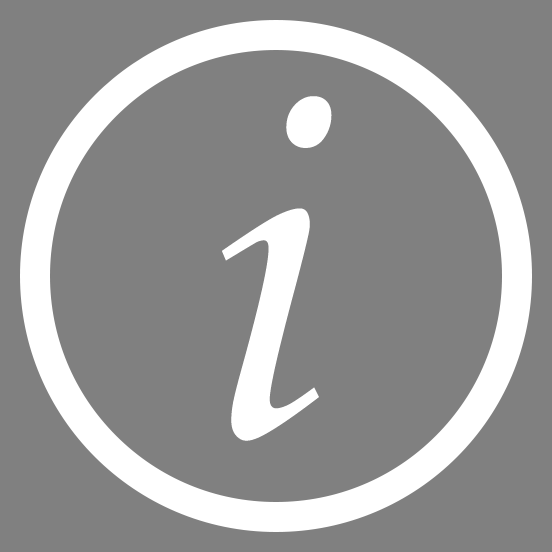
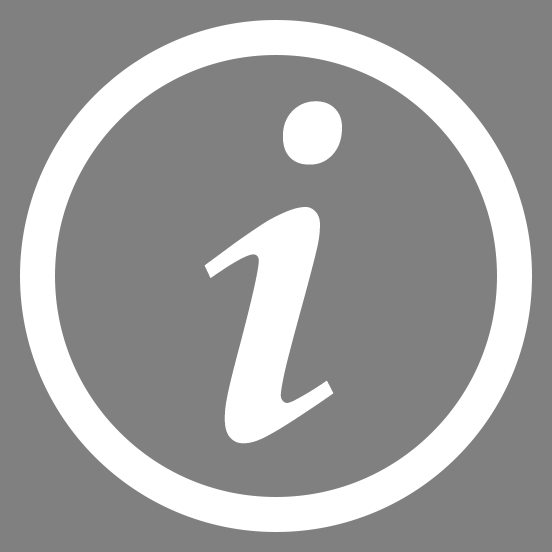
Layer changes from the first 552px x 552px image to the second:
painted on "i" over [204, 96, 342, 444]
painted on "Ellipse 1" over [50, 50, 502, 502]
